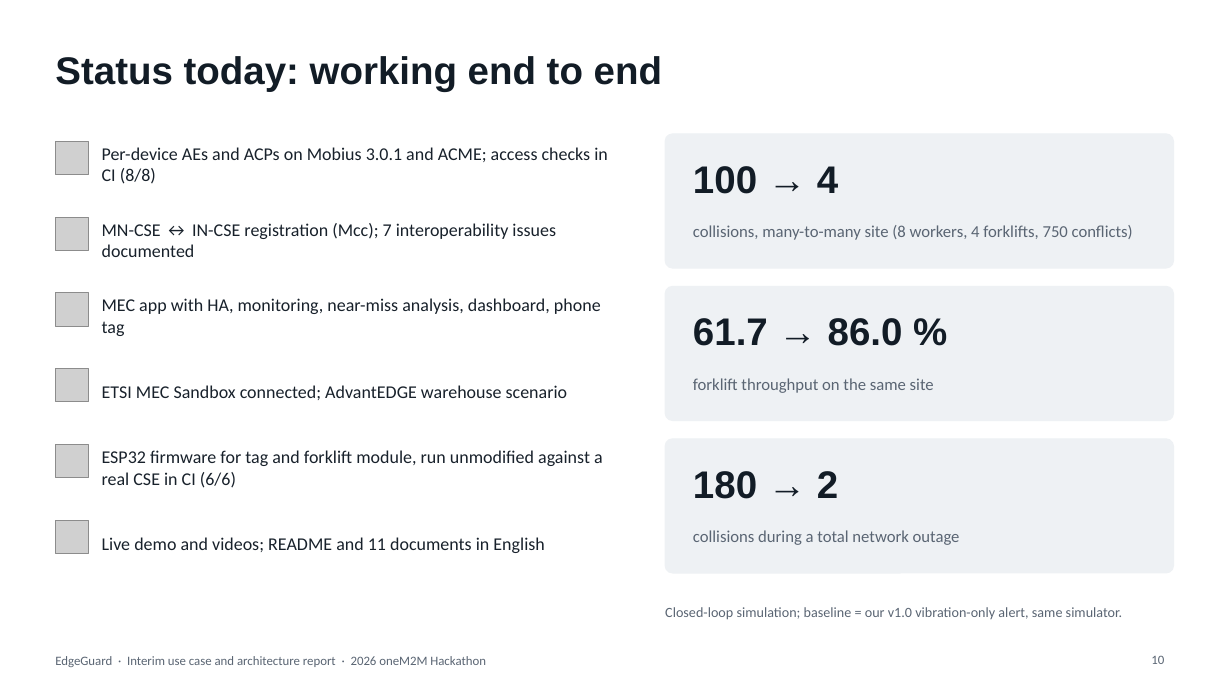
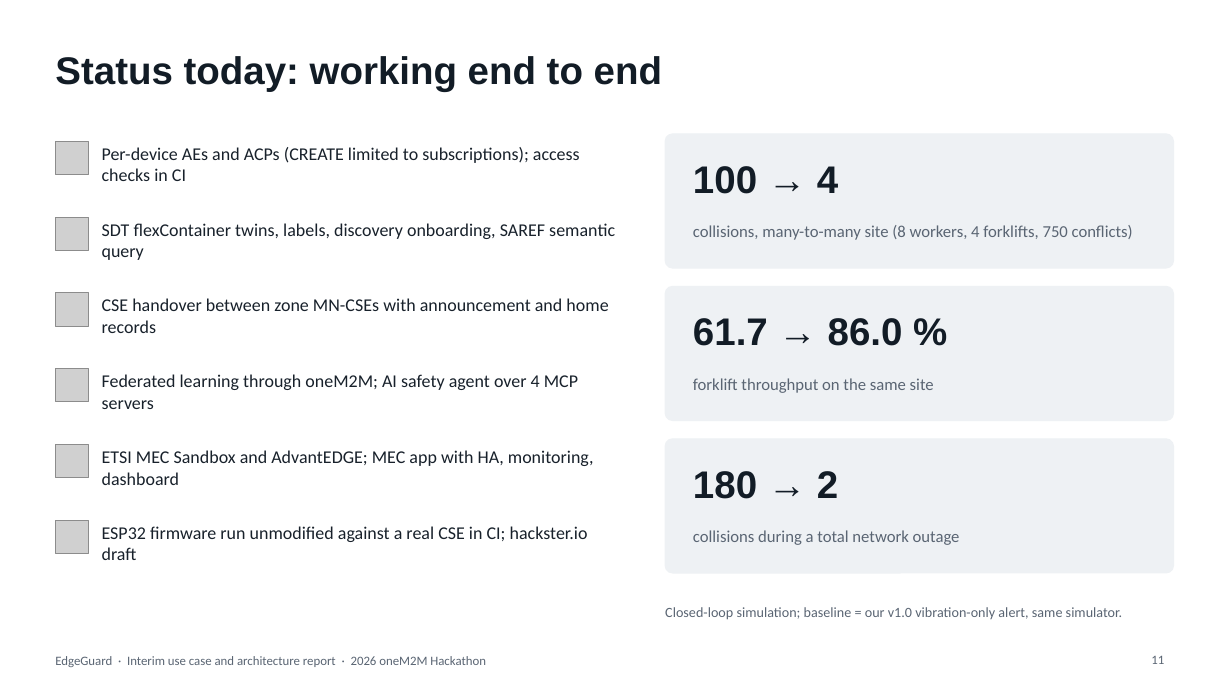
Before and after one commit to ljw22112/Edgeguard, a slide deck: slide 11 of docs/submissions/EdgeGuard_Interim_Report.pptx (slide 10 before the commit). Drawn at 1232x693 pixels with LibreOffice and Linux fonts; fonts in the diff are those of the drawing; grey boxes stand for pictures. Boxes give left, top, right and bottom in pixels: in the first picture for what was removed or moved away, otherwise in the second. Text is boxed around its words. In the diff, an @@ line names an element or a change of style, - is before the commit and + after.

```diff
--- a/docs/submissions/EdgeGuard_Interim_Report.pptx
+++ b/docs/submissions/EdgeGuard_Interim_Report.pptx
@@ text at (x1=102, y1=147, x2=580, y2=181): text changed @@
-Per-device AEs and ACPs on Mobius 3.0.1 and ACME; access checks in CI (8/8)
+Per-device AEs and ACPs (CREATE limited to subscriptions); access checks in CI
@@ text at (x1=102, y1=223, x2=615, y2=260): text changed @@
-MN-CSE ↔ IN-CSE registration (Mcc); 7 interoperability issues documented
+SDT flexContainer twins, labels, discovery onboarding, SAREF semantic query
@@ text at (x1=102, y1=298, x2=608, y2=333): text changed @@
-MEC app with HA, monitoring, near-miss analysis, dashboard, phone tag
+CSE handover between zone MN-CSEs with announcement and home records
@@ text at (x1=102, y1=374, x2=578, y2=409): text changed @@
-ETSI MEC Sandbox connected; AdvantEDGE warehouse scenario
+Federated learning through oneM2M; AI safety agent over 4 MCP servers
@@ text at (x1=102, y1=450, x2=594, y2=485): text changed @@
-ESP32 firmware for tag and forklift module, run unmodified against a real CSE in CI (6/6)
+ETSI MEC Sandbox and AdvantEDGE; MEC app with HA, monitoring, dashboard
@@ text at (x1=102, y1=526, x2=588, y2=560): text changed @@
-Live demo and videos; README and 11 documents in English
+ESP32 firmware run unmodified against a real CSE in CI; hackster.io draft
@@ page number at (x1=1151, y1=656, x2=1164, y2=664): text changed @@
-10
+11
```
Also in this commit, not shown: 6 other slides changed, 2 slides added, 1 other file.
